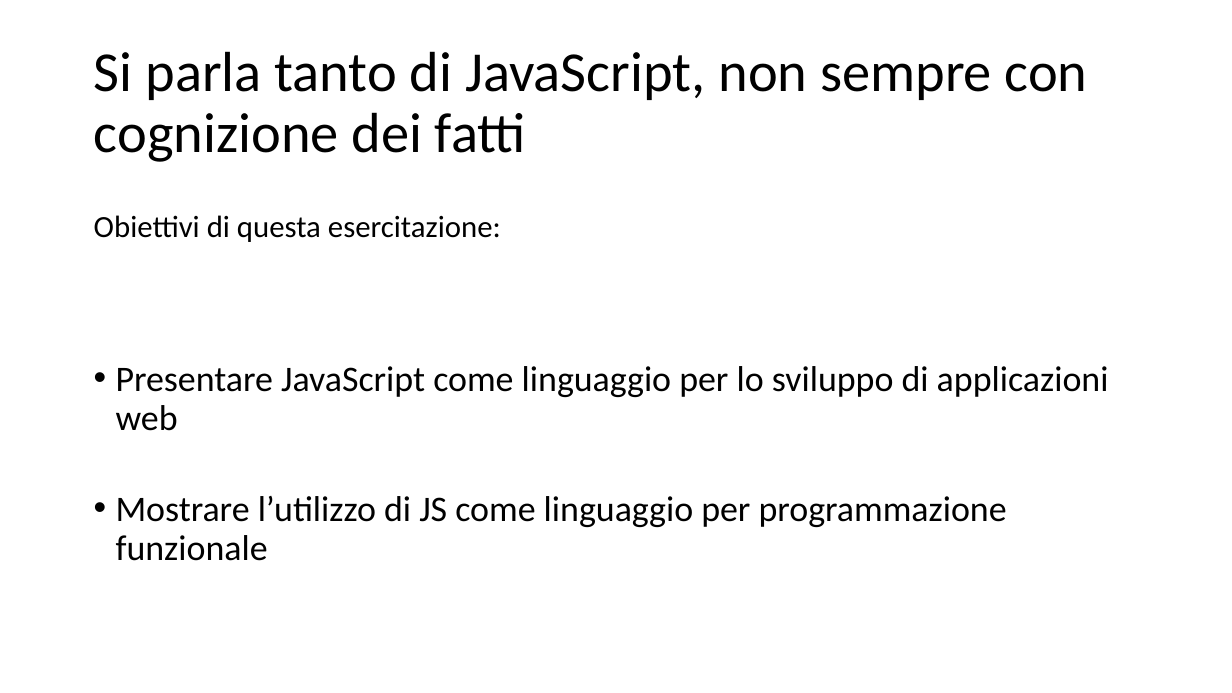
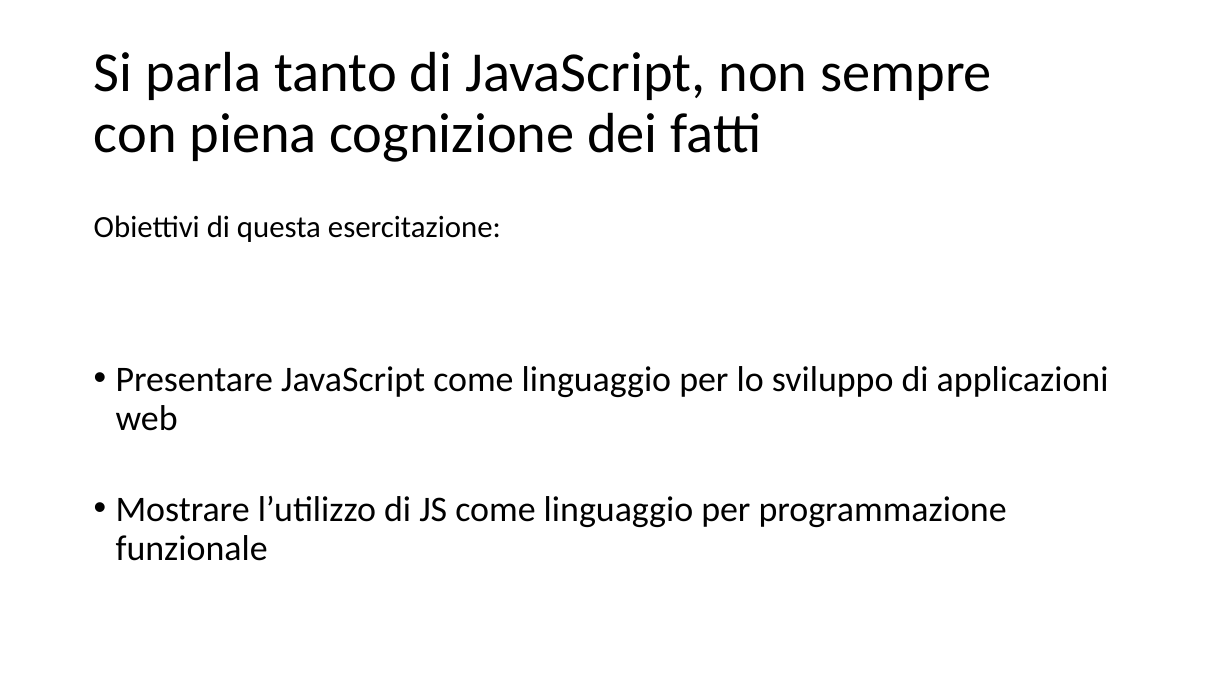
Before and after one commit to Muzietto/funzionale-alla-statale, a slide deck: slide 2 of funzionale-alla-statale.ppt. Drawn at 1232x693 pixels with LibreOffice and Linux fonts; fonts in the diff are those of the drawing. Boxes give left, top, right and bottom in pixels: in the first picture for what was removed or moved away, otherwise in the second. Text is boxed around its words. In the diff, an @@ line names an element or a change of style, - is before the commit and + after.

```diff
--- a/funzionale-alla-statale.ppt
+++ b/funzionale-alla-statale.ppt
@@ title at (x1=94, y1=51, x2=992, y2=162): text changed @@
-Si parla tanto di JavaScript, non sempre con cognizione dei fatti
+Si parla tanto di JavaScript, non sempre
+con piena cognizione dei fatti
```
Also in this commit, not shown: 6 other slides changed, 1 slide added, 1 slide removed, 5 other files.
